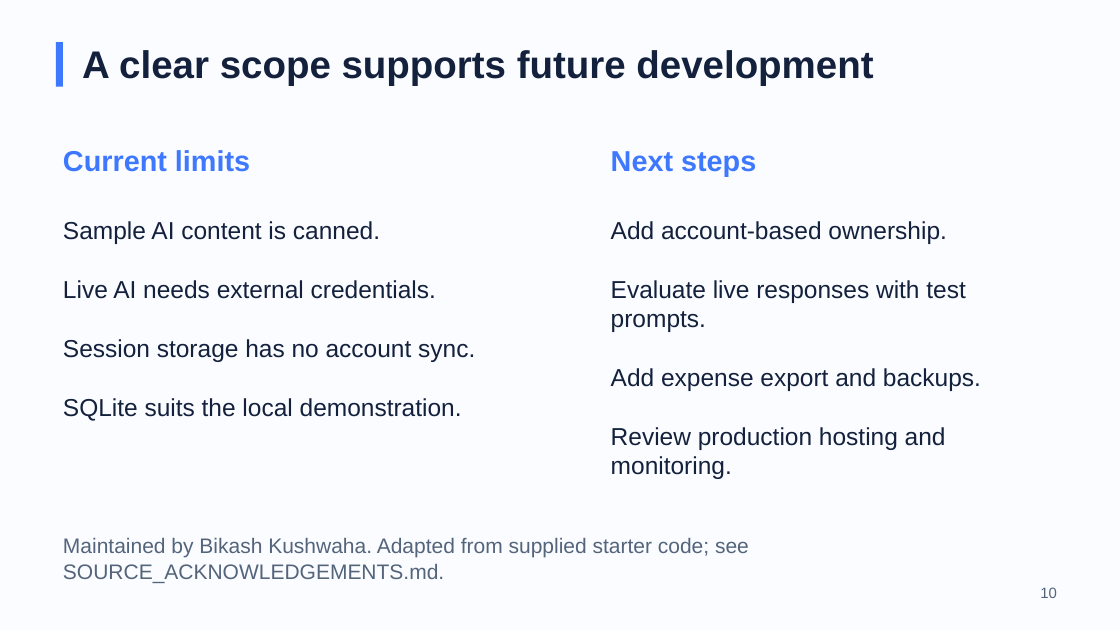
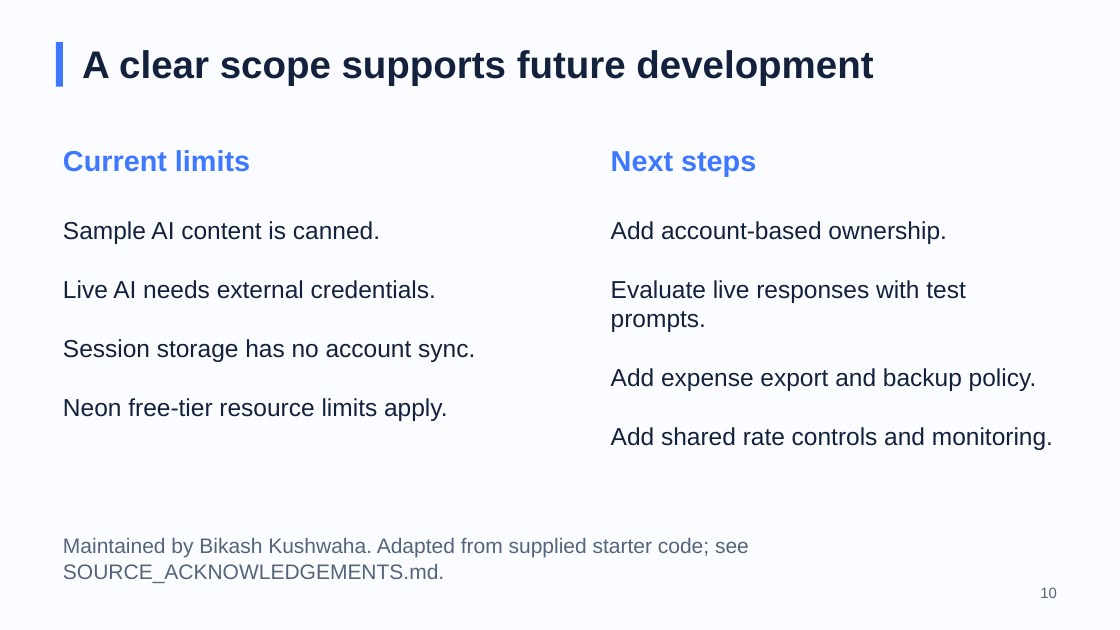
Before and after one commit to BikashCoder31/mybud-student-assistant, a slide deck: slide 10 of docs/presentation/MyBud_Student_Life_Assistant.pptx. Drawn at 1120x630 pixels with LibreOffice and Linux fonts; fonts in the diff are those of the drawing. Boxes give left, top, right and bottom in pixels: in the first picture for what was removed or moved away, otherwise in the second. Text is boxed around its words. In the diff, an @@ line names an element or a change of style, - is before the commit and + after.

```diff
--- a/docs/presentation/MyBud_Student_Life_Assistant.pptx
+++ b/docs/presentation/MyBud_Student_Life_Assistant.pptx
@@ text at bbox=[611, 368, 1053, 450]: text changed @@
-Add expense export and backups.
-Review production hosting and monitoring.
+Add expense export and backup policy.
+Add shared rate controls and monitoring.
@@ text at bbox=[63, 398, 448, 421]: text changed @@
-SQLite suits the local demonstration.
+Neon free-tier resource limits apply.
```
Also in this commit, not shown: 5 other slides changed, 4 other files.
